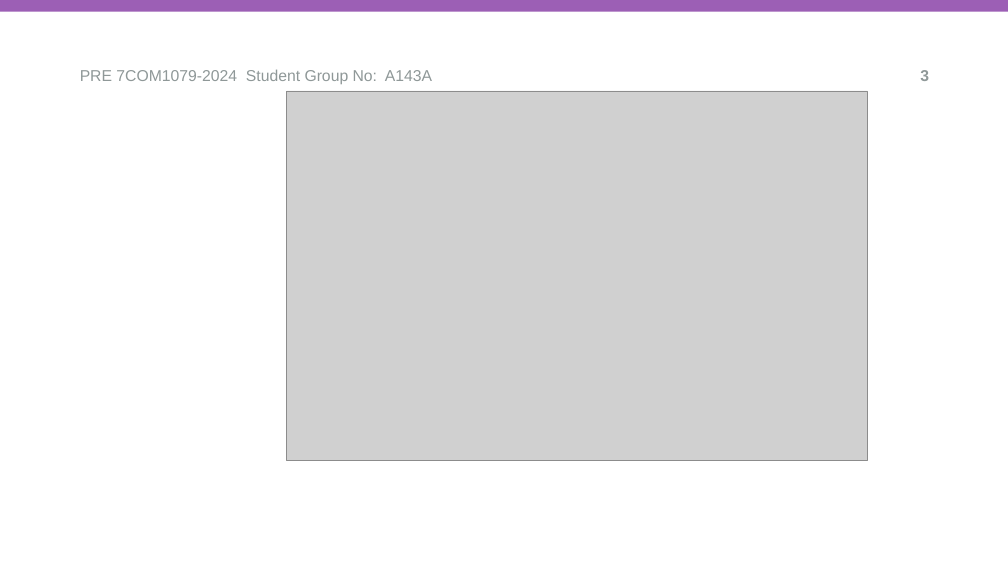
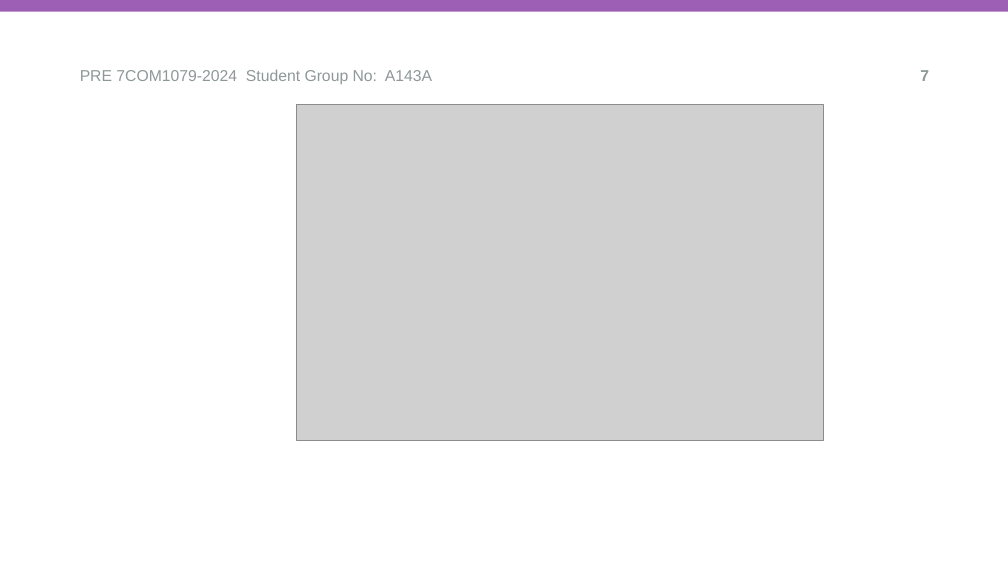
Before and after one commit to noelpaul07/A143A, a slide deck: slide 7 of reseach_question_presentation.pptx. Drawn at 1008x567 pixels with LibreOffice and Linux fonts; fonts in the diff are those of the drawing; grey boxes stand for pictures; background and template pictures are left out. Boxes give left, top, right and bottom in pixels: in the first picture for what was removed or moved away, otherwise in the second. Text is boxed around its words. In the diff, an @@ line names an element or a change of style, - is before the commit and + after.

```diff
--- a/reseach_question_presentation.pptx
+++ b/reseach_question_presentation.pptx
@@ text at (920, 70, 929, 81): text changed @@
-3
+7
@@ picture: place and size @@
-picture at (287, 91, 867, 461)
+picture at (296, 105, 823, 441)
```
Also in this commit, not shown: 5 other slides changed.
